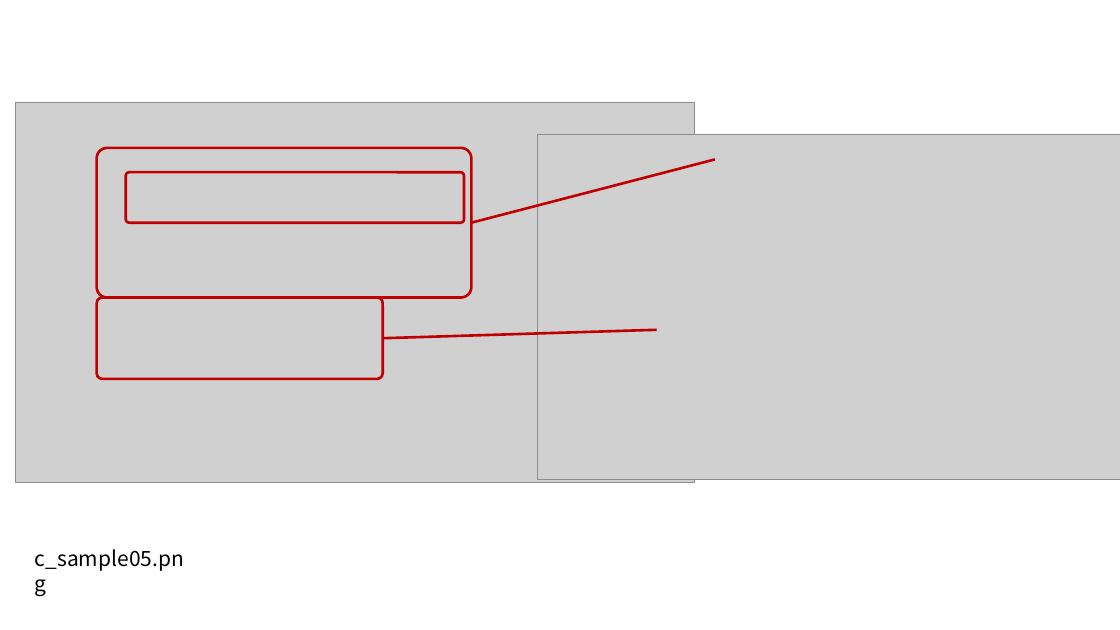
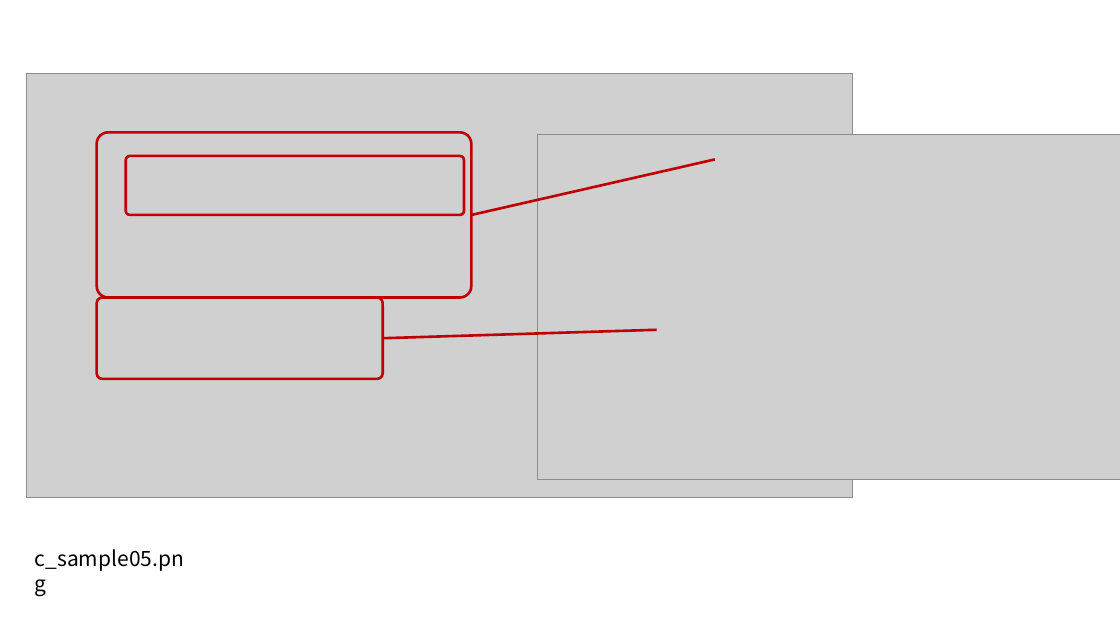
Before and after one commit to kuboaki/tut_uml_modeling_bs_c, a slide deck: slide 13 of images/charts.pptx. Drawn at 1120x630 pixels with LibreOffice and Linux fonts; fonts in the diff are those of the drawing; grey boxes stand for pictures. Boxes give left, top, right and bottom in pixels: in the first picture for what was removed or moved away, otherwise in the second. Text is boxed around its words. In the diff, an @@ line names an element or a change of style, - is before the commit and + after.

```diff
--- a/images/charts.pptx
+++ b/images/charts.pptx
@@ picture: place and size @@
-picture at box(15, 102, 695, 481)
+picture at box(27, 74, 853, 498)
@@ rounded rectangle: place and size @@
-rounded rectangle at box(97, 148, 471, 297)
+rounded rectangle at box(97, 133, 471, 298)
@@ rounded rectangle: place and size @@
-rounded rectangle at box(126, 172, 465, 223)
+rounded rectangle at box(126, 156, 465, 215)
@@ line moved from (471, 223) - (715, 160) to (471, 215) - (715, 160) @@
```
Also in this commit, not shown: 1 other slide changed, 14 other files.
